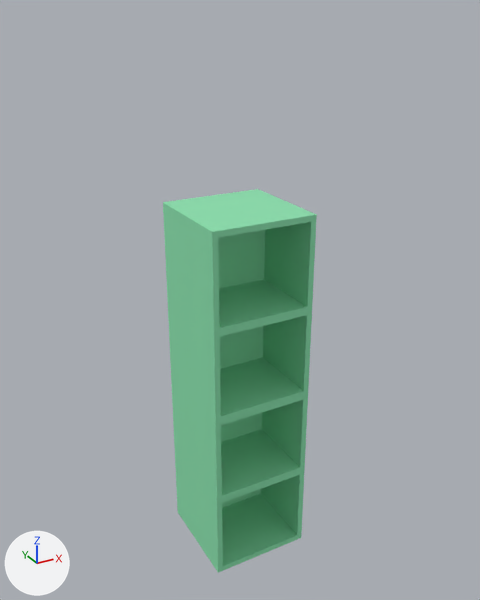
Renders of the Blender file blend/house.blend from each side of a commit.
Rendered twice from a 50 mm lens placed at (-8.87, -16.28, 6.51), pointed at (0.16, 0.15, -1.71). The lights are fixed; the arrows at lower left show +X, +Y and +Z.

Script lines for the objects in view, before the commit:
```python
me_cube = bpy.data.meshes.new('Cube')
me_cube.from_pydata(...)  # 40 vertices, 30 faces; spans x -1.0..1.0, y -1.0..1.0, z -1.0..-0.26
me_cube.materials.append(mat_material_004)  # green #8ce7b2
ob_cube = bpy.data.objects.new('Cube', me_cube)
ob_cube.location = (0.0, 0.0, -14.44)
ob_cube.scale = (1.62, 1.62, -15.7)
```
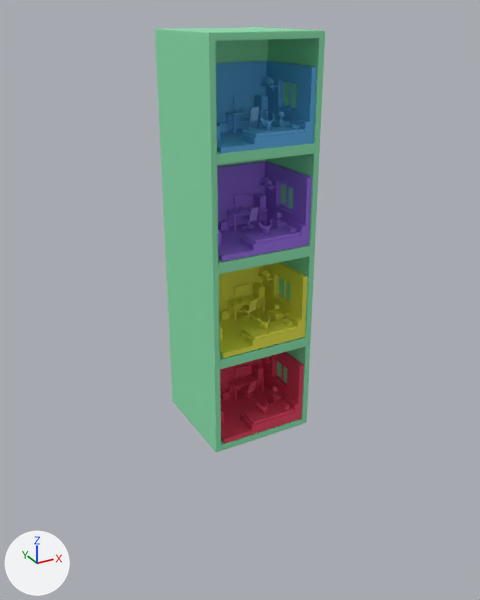
The change, as a list of edits to the scene's bpy script:
```text
Add mat_material_009:
    mat_material_009 = principled_material('Material.009')
    mat_material_009.base_color = (0.8, 0.0518, 0.119)  # red #e74061
Add mat_material_008:
    mat_material_008 = principled_material('Material.008')
    mat_material_008.base_color = (0.8, 0.8, 0.0629)  # yellow #e7e747
Add mat_material_007:
    mat_material_007 = principled_material('Material.007')
    mat_material_007.base_color = (0.317, 0.154, 0.8)  # purple #996de7
Add mat_material_006:
    mat_material_006 = principled_material('Material.006')
    mat_material_006.base_color = (0.1, 0.42, 0.8)  # blue #59ade7
Add me_cube_005:
    me_cube_005.from_pydata(...)  # 3411 vertices, 3249 faces; spans x -2.7..17.2, y -9.1..14.1, z -2.3..13.9
    me_cube_005.materials.append(mat_material_009)  # red #e74061
Add me_cube_004:
    me_cube_004.from_pydata(...)  # 3411 vertices, 3249 faces; spans x -2.7..17.2, y -9.1..14.1, z -2.3..13.9
    me_cube_004.materials.append(mat_material_008)  # yellow #e7e747
Add me_cube_003:
    me_cube_003.from_pydata(...)  # 3411 vertices, 3249 faces; spans x -2.7..17.2, y -9.1..14.1, z -2.3..13.9
    me_cube_003.materials.append(mat_material_007)  # purple #996de7
Add me_cube_002:
    me_cube_002.from_pydata(...)  # 3411 vertices, 3249 faces; spans x -2.7..17.2, y -9.1..14.1, z -2.3..13.9
    me_cube_002.materials.append(mat_material_006)  # blue #59ade7
Change ob_cube:
    ob_cube.location: (0.0, 0.0, -14.44) -> (0.0, 0.0, -9.69)
Add ob_cube_004:
    ob_cube_004 = bpy.data.objects.new('Cube.004', me_cube_005)
    ob_cube_004.location = (-0.23, 0.49, -5.15)
    ob_cube_004.rotation_euler = (0.0, 0.0, -1.571)  # degrees (0, 0, -90)
    ob_cube_004.scale = (0.12, 0.12, 0.12)
Add ob_cube_003:
    ob_cube_003 = bpy.data.objects.new('Cube.003', me_cube_004)
    ob_cube_003.location = (-0.23, 0.49, -2.25)
    ob_cube_003.rotation_euler = (0.0, 0.0, -1.571)  # degrees (0, 0, -90)
    ob_cube_003.scale = (0.12, 0.12, 0.12)
Add ob_cube_001:
    ob_cube_001 = bpy.data.objects.new('Cube.001', me_cube_003)
    ob_cube_001.location = (-0.23, 0.49, 0.65)
    ob_cube_001.rotation_euler = (0.0, 0.0, -1.571)  # degrees (0, 0, -90)
    ob_cube_001.scale = (0.12, 0.12, 0.12)
Add ob_cube_002:
    ob_cube_002 = bpy.data.objects.new('Cube.002', me_cube_002)
    ob_cube_002.location = (-0.23, 0.49, 3.47)
    ob_cube_002.rotation_euler = (0.0, 0.0, -1.571)  # degrees (0, 0, -90)
    ob_cube_002.scale = (0.12, 0.12, 0.12)
```

Where the change shows, as pixel boxes [x1, y1, x2, y2] in the pictures (480 x 600 px):
'Cube', moved
    before: [163, 189, 317, 573]
    after: [155, 27, 325, 452]
'Cube.002', added (blue)
    after: [216, 61, 317, 153]
'Cube.001', added (purple)
    after: [217, 161, 312, 261]
'Cube.003', added (yellow)
    after: [219, 262, 308, 358]
'Cube.004', added (red)
    after: [220, 352, 304, 443]
